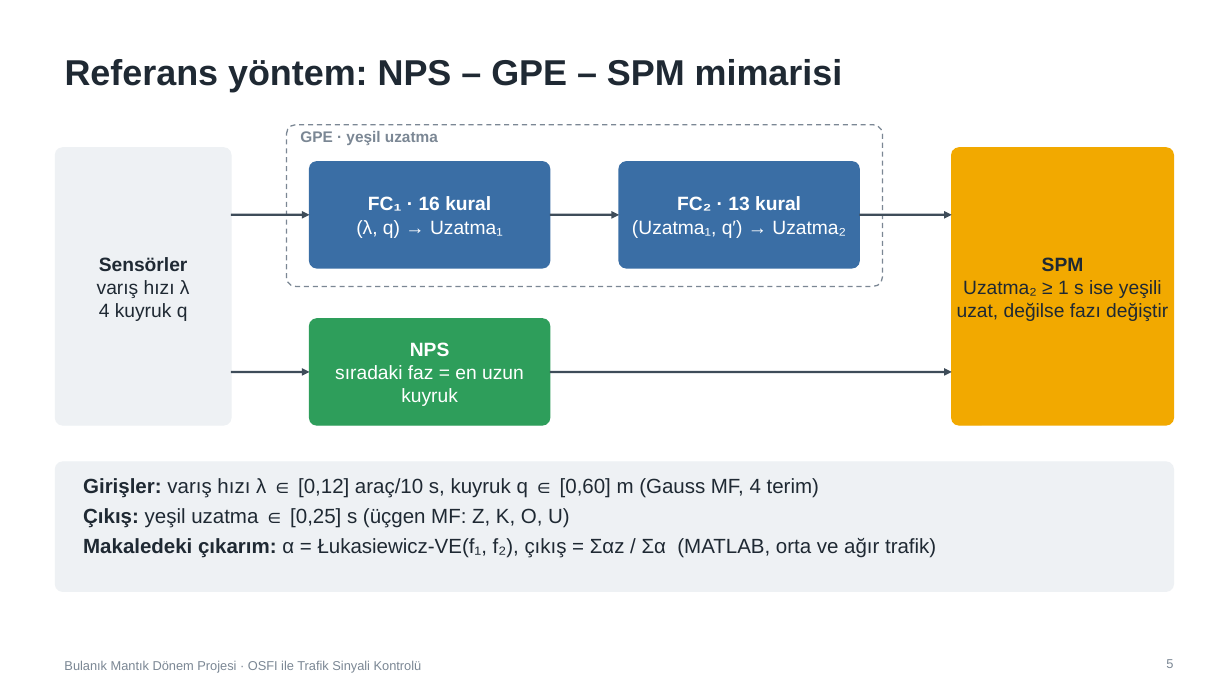
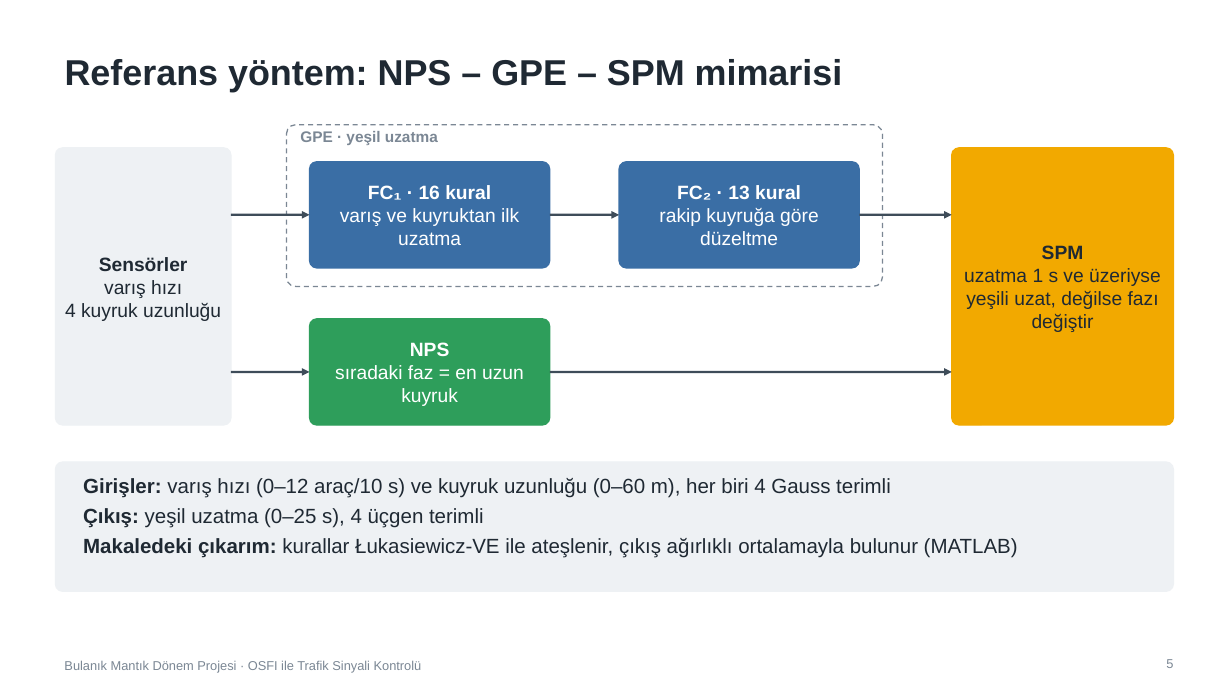
Before and after one commit to iscanliomerfaruk/osfi-traffic-signal-control, a slide deck: slide 5 of presentation/OSFI_Sunum.pptx. Drawn at 1232x693 pixels with LibreOffice and Linux fonts; fonts in the diff are those of the drawing. Boxes give left, top, right and bottom in pixels: in the first picture for what was removed or moved away, otherwise in the second. Text is boxed around its words. In the diff, an @@ line names an element or a change of style, - is before the commit and + after.

```diff
--- a/presentation/OSFI_Sunum.pptx
+++ b/presentation/OSFI_Sunum.pptx
@@ text at (340,208,519,245): text changed @@
-(λ, q) → Uzatma₁
+varış ve kuyruktan ilk uzatma
@@ text at (659,208,819,245): text changed @@
-(Uzatma₁, q′) → Uzatma₂
+rakip kuyruğa göre düzeltme
@@ text at (964,268,1161,332): text changed @@
-Uzatma₂ ≥ 1 s ise yeşili uzat, değilse fazı değiştir
+uzatma 1 s ve üzeriyse yeşili uzat, değilse fazı değiştir
@@ text at (65,280,221,321): text changed @@
-varış hızı λ
-4 kuyruk q
+varış hızı
+4 kuyruk uzunluğu
@@ text at (83,478,1018,558): text changed @@
-Girişler: varış hızı λ ∈ [0,12] araç/10 s, kuyruk q ∈ [0,60] m (Gauss MF, 4 terim)
-Çıkış: yeşil uzatma ∈ [0,25] s (üçgen MF: Z, K, O, U)
-Makaledeki çıkarım: α = Łukasiewicz-VE(f₁, f₂), çıkış = Σαz / Σα (MATLAB, orta ve ağır trafik)
+Girişler: varış hızı (0–12 araç/10 s) ve kuyruk uzunluğu (0–60 m), her biri 4 Gauss terimli
+Çıkış: yeşil uzatma (0–25 s), 4 üçgen terimli
+Makaledeki çıkarım: kurallar Łukasiewicz-VE ile ateşlenir, çıkış ağırlıklı ortalamayla bulunur (MATLAB)
```
Also in this commit, not shown: 6 other slides changed, 1 slide added, 1 slide removed, 1 other file.
